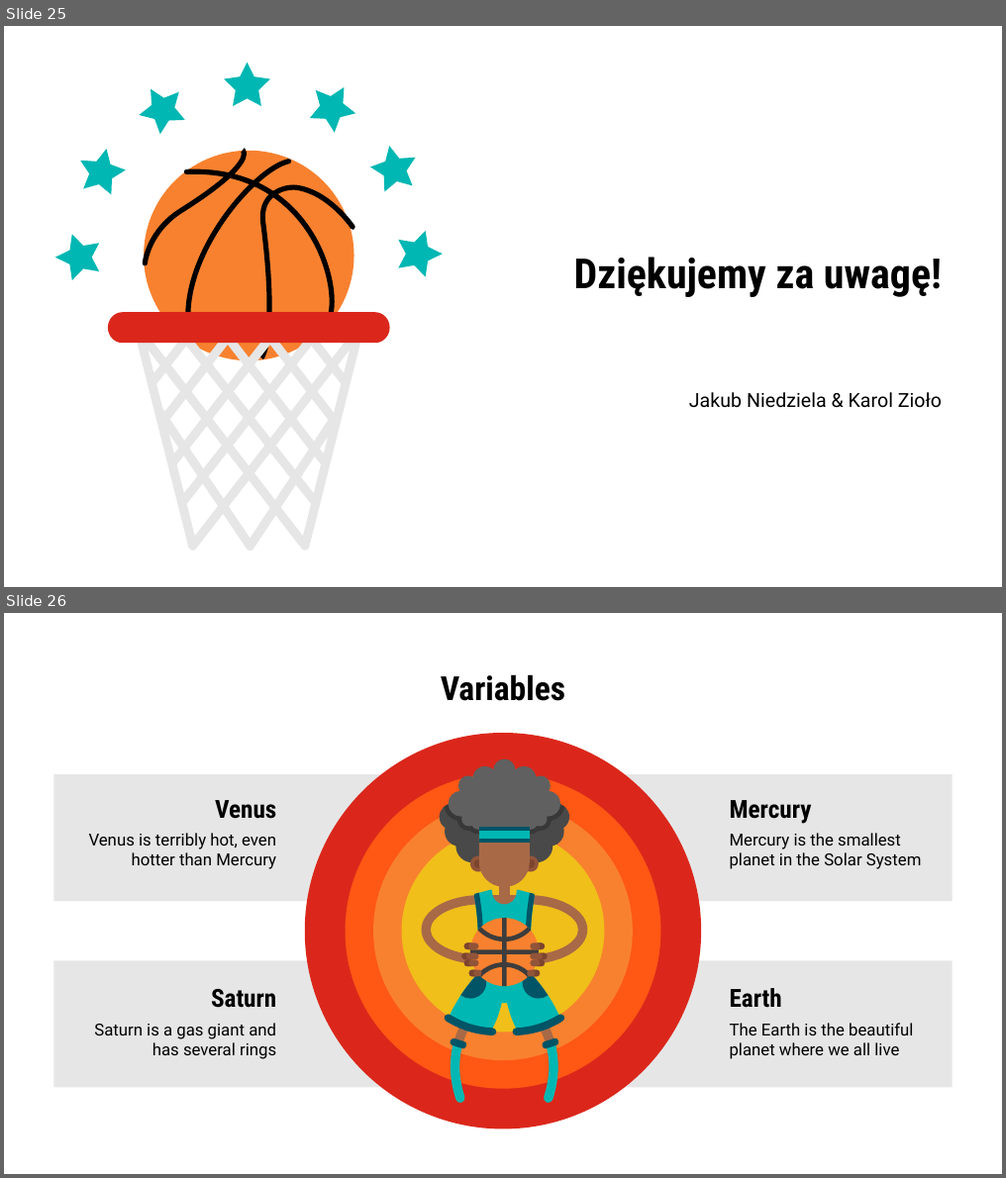
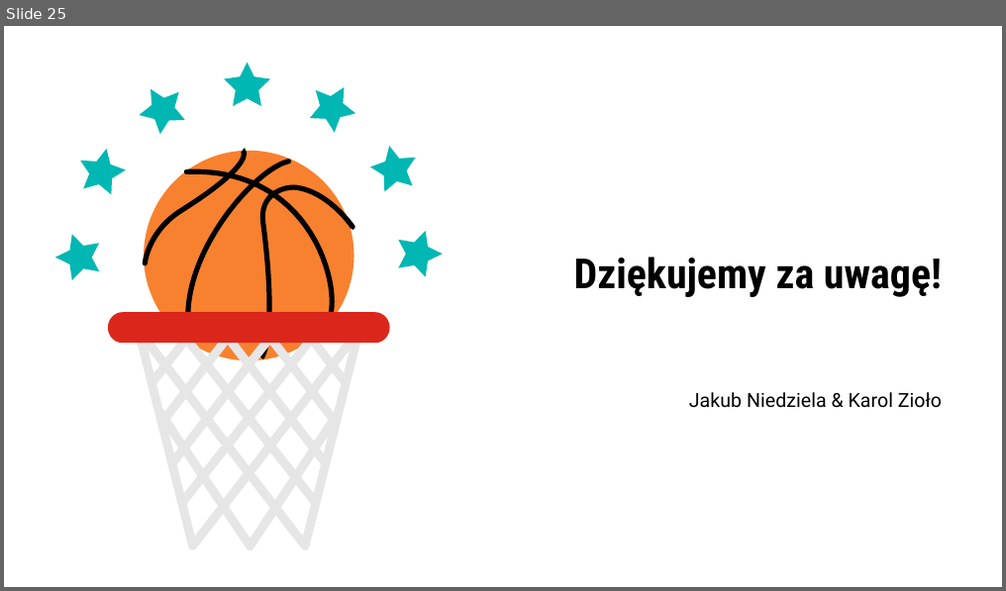
Before and after one commit to dukekush/AW, a slide deck: Prezentacja_AW.pptx. Shown one above the other, each under a label of ours: slides 25 and 26 before the commit, slide 25 after it. The pictures are 1006x1178 and 1006x591 pixels, drawn with LibreOffice and Linux fonts; fonts in the diff are those of the drawing. Boxes give left, top, right and bottom in pixels: in the first picture for what was removed or moved away, otherwise in the second. Text is boxed around its words. In the diff, an @@ line names an element or a change of style, - is before the commit and + after.

```diff
--- a/Prezentacja_AW.pptx
+++ b/Prezentacja_AW.pptx
@@ slide 26 removed at (4,613,1002,1174), background #FFFFFF @@
@@ title removed at (441,674,565,701) @@
-Variables
@@ group removed at (54,774,952,901): 4 texts, 1 rounded rectangle @@
-Venus
-Venus is terribly hot, even hotter than Mercury
-Mercury
-Mercury is the smallest planet in the Solar System
@@ group removed at (304,733,701,1129): 56 freeform shapes @@
@@ group removed at (54,961,952,1088): 4 texts, 1 rounded rectangle @@
-Saturn
-Saturn is a gas giant and has several rings
-Earth
-The Earth is the beautiful planet where we all live
```
Also in this commit, not shown: 30 other slides removed, 1 other file.
